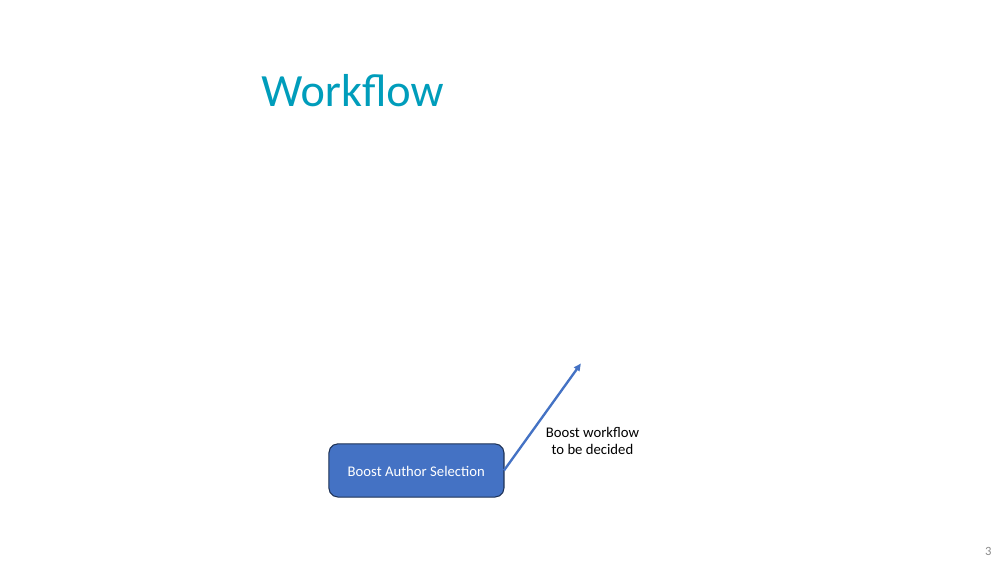
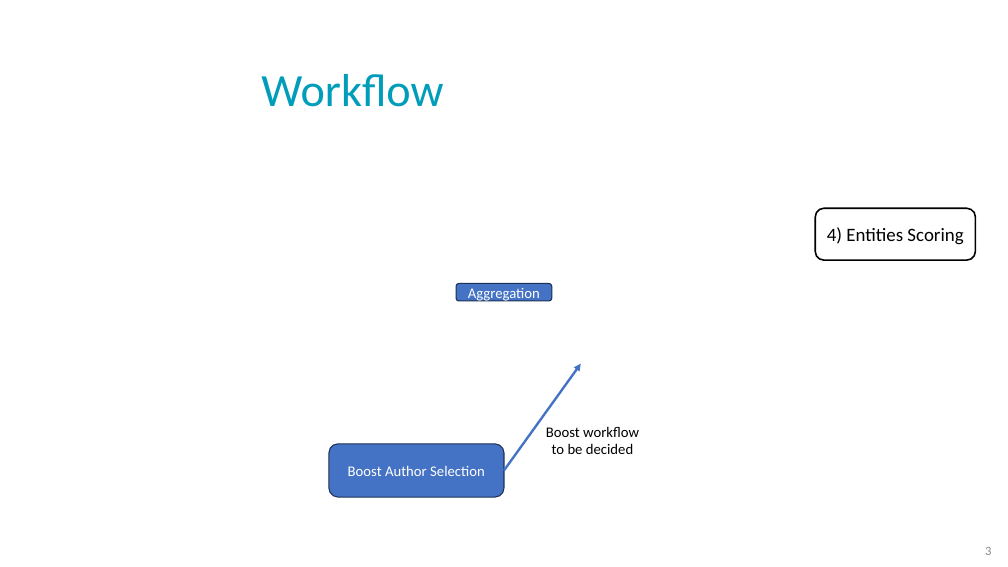
Before and after one commit to NoaTal1996/Backbone-Graph, a slide deck: slide 3 of docs/base_slides.pptx. Drawn at 1008x567 pixels with LibreOffice and Linux fonts; fonts in the diff are those of the drawing; background and template pictures are left out. Boxes give left, top, right and bottom in pixels: in the first picture for what was removed or moved away, otherwise in the second. Text is boxed around its words. In the diff, an @@ line names an element or a change of style, - is before the commit and + after.

```diff
--- a/docs/base_slides.pptx
+++ b/docs/base_slides.pptx
@@ rounded rectangle added at <box>815,208,975,260</box>, fill #FFFFFF, outline #000000 1.5 pt, 18 pt, text #000000 @@
+4) Entities Scoring
@@ rounded rectangle added at <box>456,284,552,301</box>, fill #4472C4, outline #1E3256 1 pt, 14 pt, text #FFFFFF @@
+Aggregation
```
Also in this commit, not shown: 1 other slide changed, 1 slide added.
